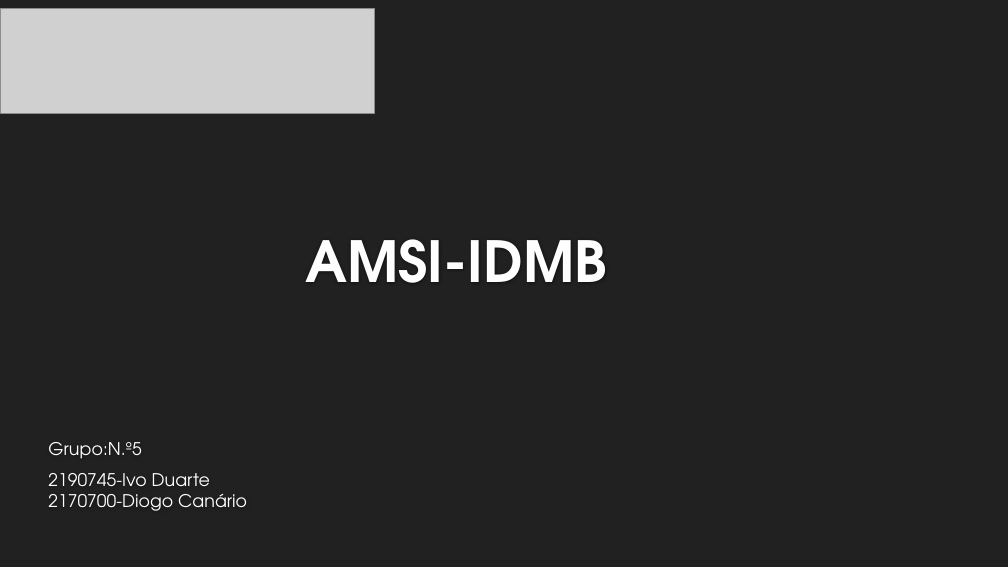
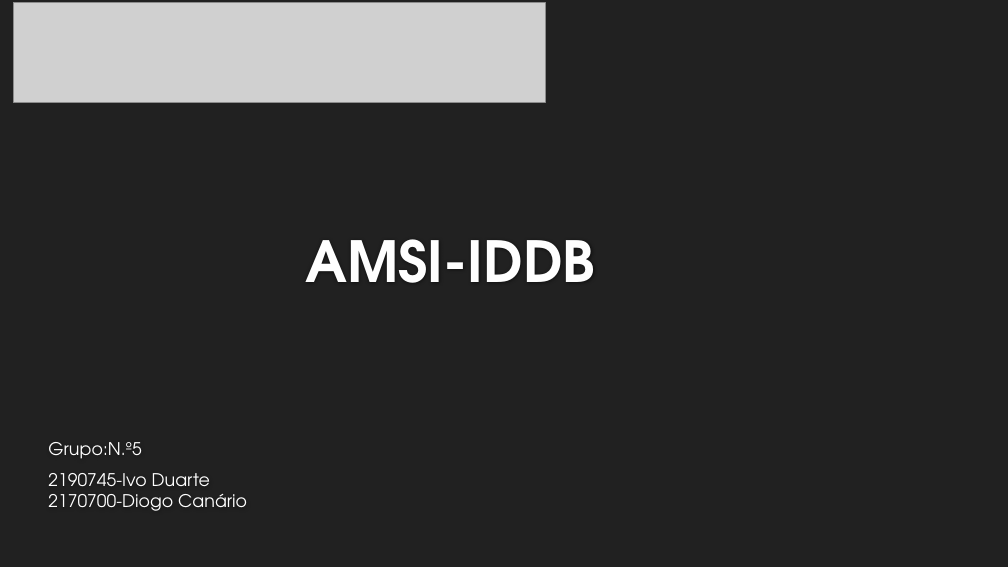
Before and after one commit to diogocanario/Projeto, a slide deck: slide 1 of Projeto/IDDB.pptx. Drawn at 1008x567 pixels with LibreOffice and Linux fonts; fonts in the diff are those of the drawing; grey boxes stand for pictures; background and template pictures are left out. Boxes give left, top, right and bottom in pixels: in the first picture for what was removed or moved away, otherwise in the second. Text is boxed around its words. In the diff, an @@ line names an element or a change of style, - is before the commit and + after.

Commit message:
ppt

```diff
--- a/Projeto/IDDB.pptx
+++ b/Projeto/IDDB.pptx
@@ picture: place and size @@
-picture at (0,9,375,113)
+picture at (13,2,545,102)
@@ title at (306,239,596,283): text changed @@
-AMSI-IDMB
+AMSI-IDDB
```
Also in this commit, not shown: 1 other slide changed.
